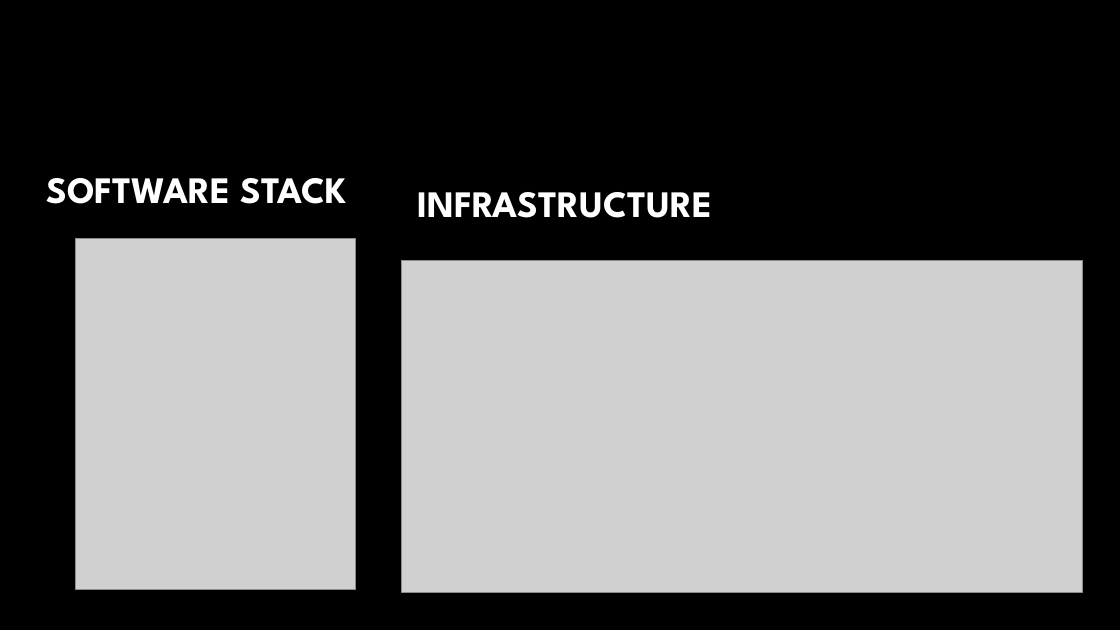
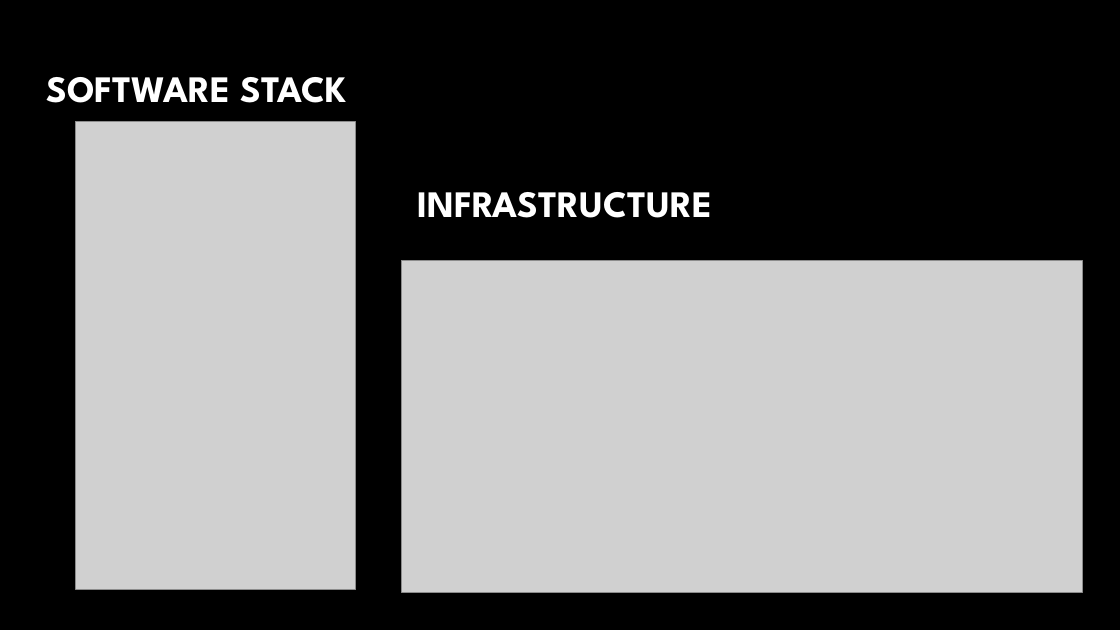
Before and after one commit to rlennon/CrowSoft, a slide deck: slide 9 of Documentation/CrowSoft.pptx (slide 8 before the commit). Drawn at 1120x630 pixels with LibreOffice and Linux fonts; fonts in the diff are those of the drawing; grey boxes stand for pictures; background and template pictures are left out. Boxes give left, top, right and bottom in pixels: in the first picture for what was removed or moved away, otherwise in the second. Text is boxed around its words. In the diff, an @@ line names an element or a change of style, - is before the commit and + after.

```diff
--- a/Documentation/CrowSoft.pptx
+++ b/Documentation/CrowSoft.pptx
@@ title "SOFTWARE STACK" moved from (x1=46, y1=178, x2=347, y2=204) to (x1=46, y1=77, x2=347, y2=103) @@
@@ picture resized from (x1=76, y1=238, x2=355, y2=590) to (x1=76, y1=122, x2=355, y2=590) @@
```
Also in this commit, not shown: 3 other slides changed, 4 slides added, 1 slide removed.
